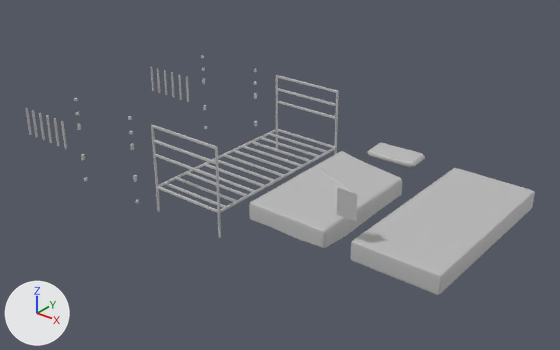
The FBX model Assets/NewNick/Alpha_Things/FBX/Upgraded_Props/SM_Hospital_Bed_1870.fbx, before and after one commit.
Rendered twice from a 50 mm lens placed at (5.73, -6.58, 3.87), pointed at (0.4, 0.08, -0.26). Lighting does not change. The marker at lower left points along +X, +Y and +Z. Where no turn or scale is listed for an object, it has been applied to the vertices.

The scene before the commit, as lines of its bpy script (objects in view):
```python
me_mesh = bpy.data.meshes.new('Mesh')
me_mesh.from_pydata(...)  # 1782 vertices, 1899 faces; spans x -2.97..3.17, y -1.14..1.14, z -0.57..0.57
me_mesh.materials.append(mat_t_hospital_bed_1870)  # grey #bcbcbc
ob_sm_hospital_bed_1870 = bpy.data.objects.new('SM_Hospital_Bed_1870', me_mesh)
ob_sm_hospital_bed_1870.location = (0.0, 0.0, 0.0)
```
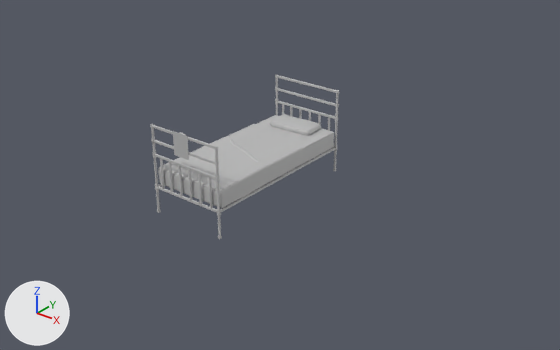
Commit message: new hospital bed

Changed parts and their boxes [x1, y1, x2, y2] in the pictures (560 x 350 px; the box of a moved part takes in the faces that stretch with it):
'SM_Hospital_Bed_1870', reshaped (63% narrower, 31% shorter): before [25, 55, 535, 295]; after [150, 74, 339, 239]
part 1 of me_mesh, moved or reshaped: before [337, 187, 358, 221]; after [173, 131, 189, 160]
part 2 of me_mesh, moved or reshaped: before [130, 143, 134, 150]; after [215, 176, 219, 182]
part 3 of me_mesh, moved or reshaped: before [367, 142, 425, 168]; after [269, 114, 321, 136]
part 4 of me_mesh, moved or reshaped: before [350, 168, 535, 295]; after [165, 115, 334, 208]
part 5 of me_mesh, moved or reshaped: before [249, 151, 402, 248]; after [158, 124, 303, 207]
part 6 of me_mesh, moved or reshaped: before [171, 73, 174, 97]; after [309, 112, 311, 121]
part 7 of me_mesh, moved or reshaped: before [157, 69, 160, 93]; after [290, 107, 292, 116]
part 8 of me_mesh, moved or reshaped: before [25, 108, 67, 149]; after [160, 158, 213, 208]
part 9 of me_mesh, moved or reshaped: before [150, 67, 189, 102]; after [282, 104, 330, 131]

The change, as a list of edits to the scene's bpy script:
```text
Change me_mesh:
    used by ob_sm_hospital_bed_1870; location = (0.0, 0.0, 0.0)
    remove me_mesh.from_pydata(...)  # 1782 vertices, 1899 faces; spans x -2.97..3.17, y -1.14..1.14, z -0.57..0.57
    add me_mesh.from_pydata(...)  # 1782 vertices, 1899 faces; spans x -0.51..0.51, y -1.14..1.14, z -0.57..0.57
    me_mesh part 1: the loose piece of 44 vertices spanning x 2.07..2.29, y -1.14..-1.1, z 0.28..0.57 is moved by (-2.2, 0.0, 0.0)
    me_mesh part 2: the loose piece of 24 vertices spanning x -0.88..-0.85, y -1.13..-1.1, z 0.14..0.21 is moved by (1.36, 0.0, 0.0)
    me_mesh part 3: the loose piece of 64 vertices spanning x 1.19..1.85, y 0.72..1.07, z -0.01..0.08 is moved by (-1.52, 0.0, 0.0)
    me_mesh part 4: the loose piece of 56 vertices spanning x 2.19..3.17, y -1.07..1.1, z -0.23..0.0 is moved by (-2.68, 0.0, 0.0)
    me_mesh part 5: the loose piece of 226 vertices spanning x 0.9..1.9, y -1.1..0.62, z -0.22..0.05 is moved by (-1.4, 0.0, 0.0)
    me_mesh part 6: the loose piece of 24 vertices spanning x -2.52..-2.5, y 1.11..1.14, z -0.22..0.17 is moved by (2.58, 0.0, 0.0)
    me_mesh part 7: the loose piece of 24 vertices spanning x -2.83..-2.81, y 1.11..1.14, z -0.22..0.17 is moved by (2.58, 0.0, 0.0)
    me_mesh part 8: all 144 vertices in x -2.97..-2.19, y -1.13..-1.1, z -0.22..0.17 are moved by (2.58, 0.0, 0.0)
    me_mesh part 9: 96 of the vertices in x -2.97..-2.19, y 1.11..1.14, z -0.22..0.17 are moved by (2.58, 0.0, 0.0)
```
